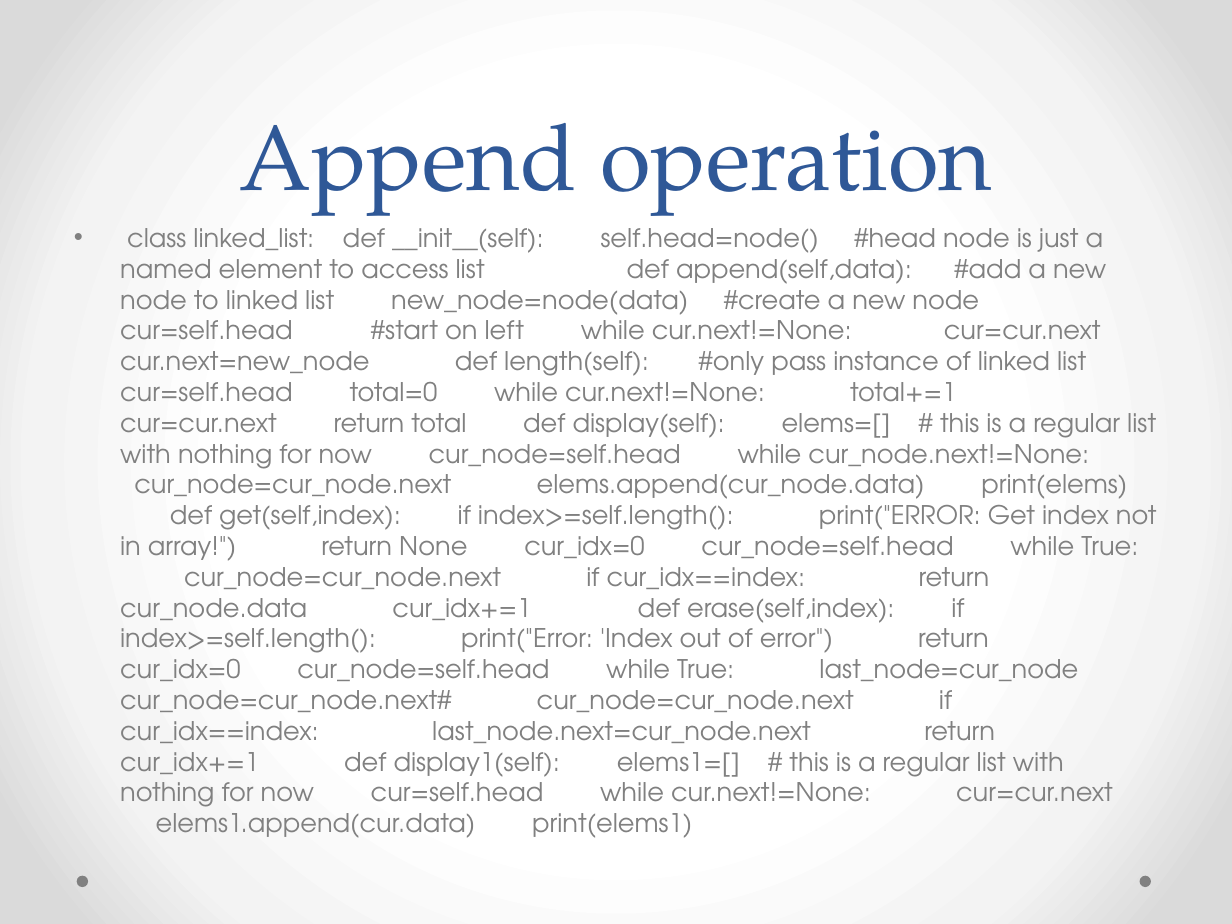
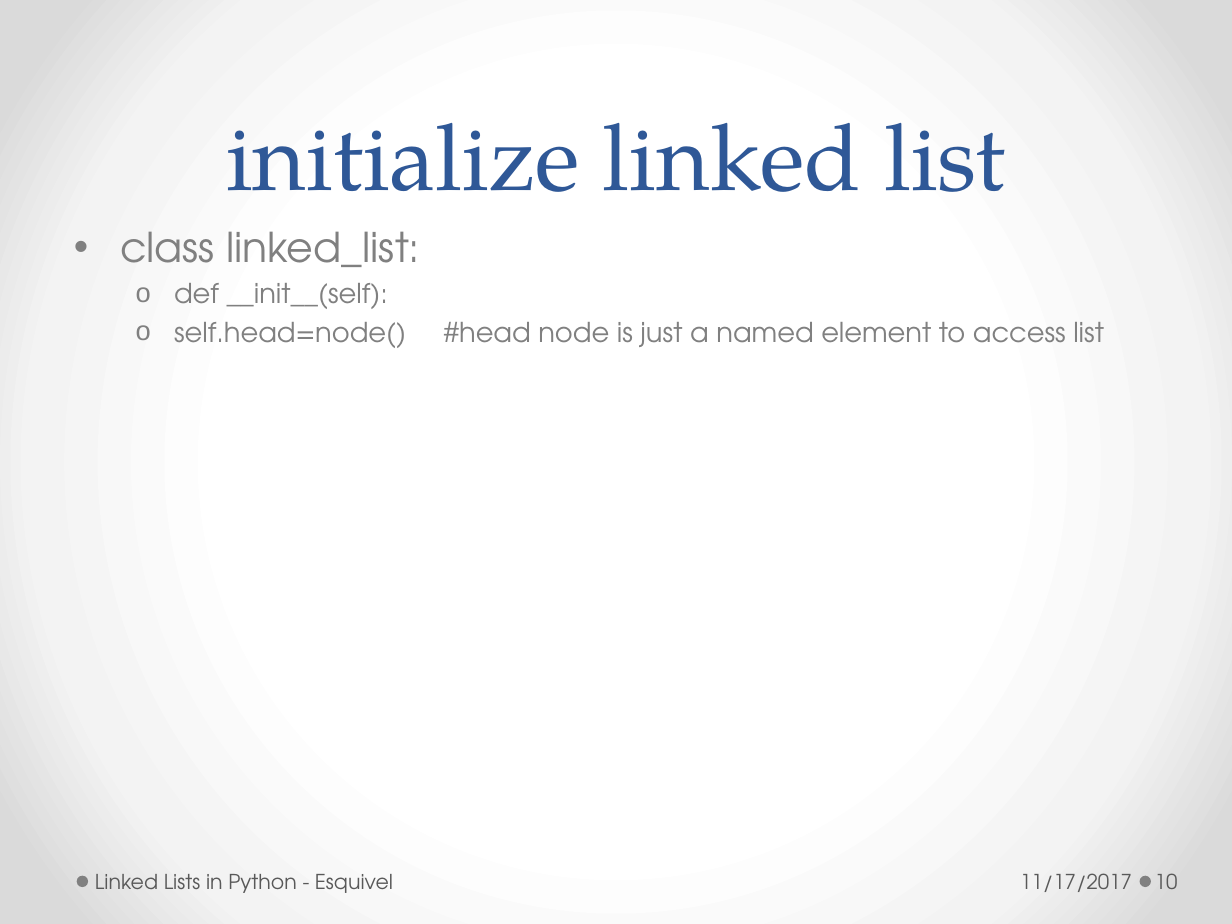
Before and after one commit to redsunsetrose/linked-Lists, a slide deck: slide 10 of LinkedLists.pptx (slide 12 before the commit). Drawn at 1232x924 pixels with LibreOffice and Linux fonts; fonts in the diff are those of the drawing. Boxes give left, top, right and bottom in pixels: in the first picture for what was removed or moved away, otherwise in the second. Text is boxed around its words. In the diff, an @@ line names an element or a change of style, - is before the commit and + after.

```diff
--- a/LinkedLists.pptx
+++ b/LinkedLists.pptx
@@ title at (x1=226, y1=123, x2=1005, y2=192): text changed @@
-Append operation
+initialize linked list
@@ text at (x1=120, y1=231, x2=1104, y2=348): text changed; size 15 to 16 pt @@
-• class linked_list: def __init__(self): self.head=node() #head node is just a named element to access list def append(self,data): #add a new node to linked list new_node=node(data) #create a new node cur=self.head #start on left while cur.next!=None: cur=cur.next cur.next=new_node def length(self): #only pass instance of linked list cur=self.head total=0 while cur.next!=None: total+=1 cur=cur.next return total def display(self): elems=[] # this is a regular list with nothing for now cur_node=self.head while cur_node.next!=None: cur_node=cur_node.next elems.append(cur_node.data) print(elems) def get(self,index): if index>=self.length(): print("ERROR: Get index not in array!") return None cur_idx=0 cur_node=self.head while True: cur_node=cur_node.next if cur_idx==index: return cur_node.data cur_idx+=1 def erase(self,index): if index>=self.length(): print("Error: 'Index out of error") return cur_idx=0 cur_node=self.head while True: last_node=cur_node cur_node=cur_node.next# cur_node=cur_node.next if cur_idx==index: last_node.next=cur_node.next return cur_idx+=1 def display1(self): elems1=[] # this is a regular list with nothing for now cur=self.head while cur.next!=None: cur=cur.next elems1.append(cur.data) print(elems1)
+• class linked_list:
+  o def __init__(self):
+  o self.head=node() #head node is just a named element to access list
@@ text added at (x1=95, y1=874, x2=393, y2=893), 12 pt, text #595959 @@
+Linked Lists in Python - Esquivel
@@ text added at (x1=1020, y1=873, x2=1132, y2=892), 12 pt, text #595959 @@
+11/17/2017
@@ page number added at (x1=1155, y1=873, x2=1178, y2=889), 12 pt, text #595959 @@
+10
```
Also in this commit, not shown: 18 other slides changed, 10 slides added, 6 slides removed.
